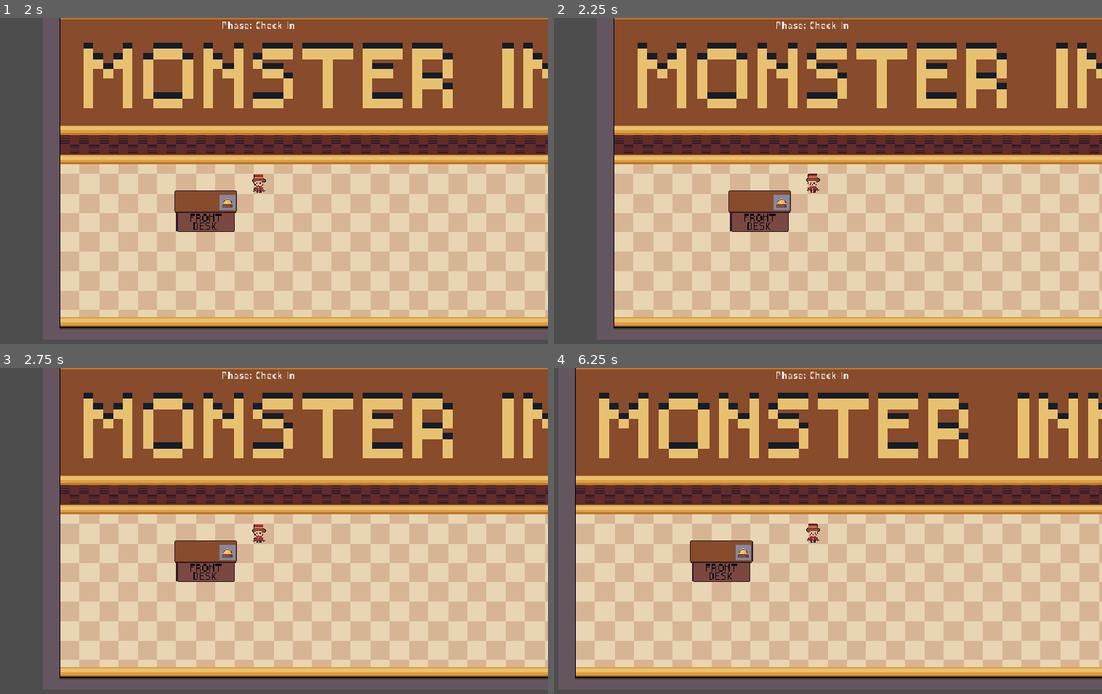
Above: before the commit, frames 1-4 (two rows, left to right).
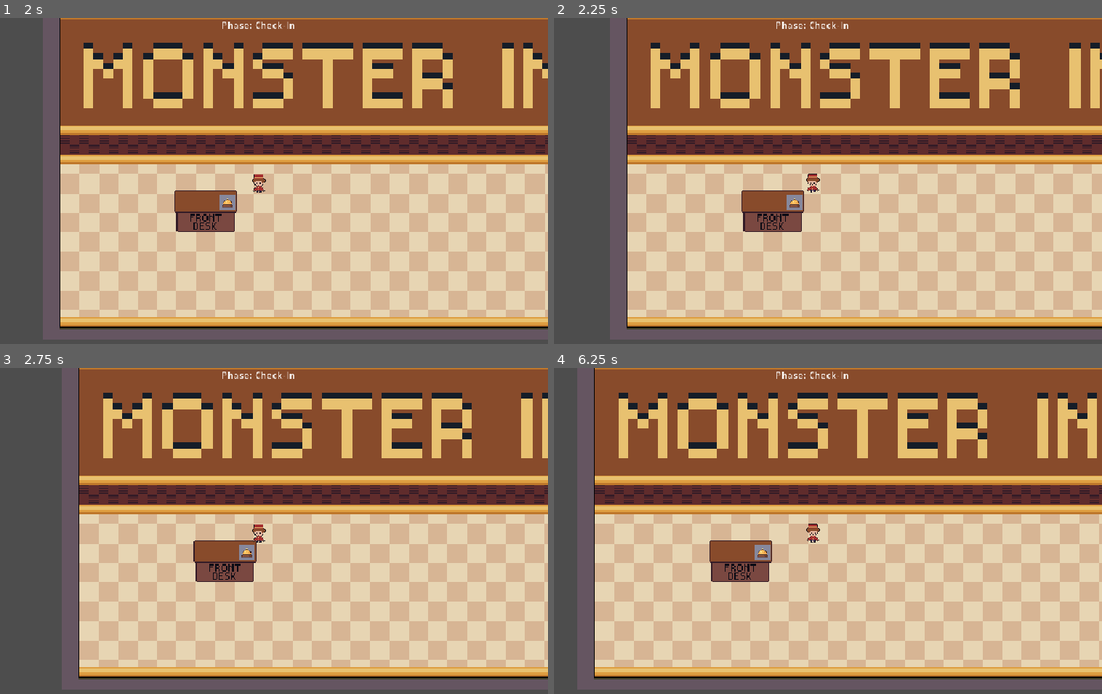
Above: after the commit, the same moments.

Repository: mwhittaker1/monsters_inn
Game: Godot game, scene res://scenes/game.tscn
The game is run twice, just before and just after one commit, with the same random seed, the same clock (stepped at 60 frames per second) and the same inputs.
Inputs:
- Up to frame 1 (2 s): tap Enter (ui_accept) at 0.5, 0.77, 0.8, 1.07, 1.25, 1.35, 1.52, 1.82 s; hold E (ui_interact, bound only after the commit) 0.53-1.28 s; hold Up (ui_up) from 0.53 s (still down); tap E (ui_interact, bound only after the commit) at 1.55 s
- Up to frame 2 (2.25 s): tap Enter (ui_accept) at 2 s; release Up (ui_up) at 2.03 s; hold Left (ui_left) from 2.03 s (still down); hold E (ui_interact, bound only after the commit) from 2.03 s (still down)
- Up to frame 3 (2.75 s): keep holding Left (ui_left); keep holding E (ui_interact, bound only after the commit); tap Enter (ui_accept) at 2.3 s
- Up to frame 4 (6.25 s): tap Enter (ui_accept) at 2.75, 3.02, 3.32, 3.5, 4.52, 4.82, 5.3, 5.85, 6.02 s; release E (ui_interact, bound only after the commit) at 2.78 s; tap E (ui_interact, bound only after the commit) at 2.85, 4.35, 6.05 s; release Left (ui_left) at 3.53 s; hold Down (ui_down) 3.53-4.28 s; hold Enter (ui_accept) 3.53-4.28 s; hold Right (ui_right) 4.28-5.03 s; hold Up (ui_up) 5.03-5.78 s; hold E (ui_interact, bound only after the commit) 5.03-5.78 s; hold Right (ui_right) from 5.78 s (still down)

Frame 1 is identical in both runs. In frame 2, 40% of the frame differs, in the area x 10-100%, y 0-96%; in frame 3, 51%; in frame 4, 55%, in the area x 3-100%, y 0-96%.

Commit message:
added win screen, and win song. Adjusted audiomanager to autoload

Diff:
--- a/project.godot
+++ b/project.godot
@@ -15,6 +15,10 @@
 config/features=PackedStringArray("4.4", "GL Compatibility")
 config/icon="res://icon.svg"
 
+[autoload]
+
+AudioManager="*res://scripts/AudioManager.gd"
+
 [display]
 
 window/size/viewport_width=960
@@ -24,6 +28,14 @@
 [editor]
 
 version_control/main_scene=""
+
+[input]
+
+ui_interact={
+"deadzone": 0.2,
+"events": [Object(InputEventKey,"resource_local_to_scene":false,"resource_name":"","device":0,"window_id":0,"alt_pressed":false,"shift_pressed":false,"ctrl_pressed":false,"meta_pressed":false,"pressed":false,"keycode":0,"physical_keycode":69,"key_label":0,"unicode":0,"location":0,"echo":false,"script":null)
+]
+}
 
 [layer_names]
 
--- /dev/null
+++ b/scenes/PromptUI.tscn
@@ -0,0 +1,3 @@
+[gd_scene format=3 uid="uid://c52l4krhrvyrc"]
+
+[node name="PromptUi" type="Node2D"]
--- /dev/null
+++ b/scenes/WinScreen.tscn
@@ -0,0 +1,24 @@
+[gd_scene load_steps=2 format=3 uid="uid://b6e5kdu4iesrx"]
+
+[ext_resource type="AudioStream" uid="uid://b8sckb55mikuf" path="res://assets/audio/win.wav" id="1_ulig0"]
+
+[node name="WinScreen" type="Node2D"]
+
+[node name="Label" type="Label" parent="."]
+anchors_preset = 8
+anchor_left = 0.5
+anchor_top = 0.5
+anchor_right = 0.5
+anchor_bottom = 0.5
+offset_left = 224.0
+offset_top = 225.0
+offset_right = 290.0
+offset_bottom = 248.0
+grow_horizontal = 2
+grow_vertical = 2
+text = "You win!"
+horizontal_alignment = 1
+vertical_alignment = 1
+
+[node name="AudioStreamPlayer2D" type="AudioStreamPlayer2D" parent="."]
+stream = ExtResource("1_ulig0")
--- a/scenes/game.tscn
+++ b/scenes/game.tscn
@@ -15,7 +15,7 @@
 [ext_resource type="PackedScene" uid="uid://crv1bm6ydxi4b" path="res://scenes/Bell.tscn" id="13_2rd6h"]
 
 [sub_resource type="RectangleShape2D" id="RectangleShape2D_2rd6h"]
-size = Vector2(104, 68)
+size = Vector2(88, 53)
 
 [sub_resource type="CapsuleShape2D" id="CapsuleShape2D_7ua8r"]
 height = 28.0
@@ -87,7 +87,7 @@
 collision_mask = 0
 
 [node name="FrontDesk" type="CollisionShape2D" parent="Colliders/FrontDeskBody"]
-position = Vector2(1, 23)
+position = Vector2(-2, 28)
 shape = SubResource("RectangleShape2D_2rd6h")
 debug_color = Color(1.92523e-06, 0.514483, 0.601427, 0.42)
 
--- a/scripts/AudioManager.gd
+++ b/scripts/AudioManager.gd
@@ -2,6 +2,7 @@
 
 var bgm: AudioStreamPlayer
 var sfx: AudioStreamPlayer
+@onready var win_sfx = preload("res://assets/audio/win.wav")
 
 func _ready() -> void:
 	bgm = AudioStreamPlayer.new()
@@ -27,3 +28,10 @@
 	if !library.has(key): return
 	sfx.stream = library[key]
 	sfx.play()
+
+func play_win():
+	var player = AudioStreamPlayer.new()
+	player.stream = win_sfx
+	add_child(player)
+	player.play()
+	player.finished.connect(player.queue_free)
--- a/scripts/Bell.gd
+++ b/scripts/Bell.gd
@@ -2,6 +2,8 @@
 
 @export var cooldown := 0.25
 @export var pitch_jitter := 0.03
+@export var rings_to_win := 3
+var ring_count := 0
 @onready var spr: Node2D = $"Sprite"
 @onready var sfx: AudioStreamPlayer2D = $SFX
 var _busy := false
@@ -32,7 +34,17 @@
 	t.finished.connect(func():
 		_busy = false
 	)
+	ring_count += 1
+	print("Ding! Bell rung ", ring_count, " times")
 
+	# Optional: play a sound or animation here
+	if ring_count >= rings_to_win:
+		_trigger_win()
+
+func _trigger_win() -> void:
+	print("🎉 WIN condition reached!")
+	AudioManager.play_win()
+	get_tree().change_scene_to_file("res://Scenes/WinScreen.tscn")
 
 func _on_interacted(by: Node) -> void:
 	pass # Replace with function body.
--- a/scripts/Player.gd
+++ b/scripts/Player.gd
@@ -88,7 +88,7 @@
 	if event.is_action_pressed("ui_focus_next"):  # Tab by default
 		_debug_probe_here()
 
-	if event.is_action_pressed("ui_accept"):
+	if event.is_action_pressed("ui_interact"):
 		_try_interact()
 
 	var dir := Vector2.ZERO
--- /dev/null
+++ b/scripts/WinScreen.gd
@@ -0,0 +1,4 @@
+extends Node
+
+func _ready() -> void:
+	$AudioStreamPlayer2D.play()
Not shown, added: assets/audio/win.wav.import
Not shown, added: export_presets.cfg
Not shown, added: scripts/WinScreen.gd.uid
Not shown, added: Monsters Inn_game_v.001.console.exe
Not shown, added: Monsters Inn_game_v.001.exe
Not shown, added: Monsters Inn_game_v.001.zip
Not shown, added: assets/audio/win.wav
Not shown, changed: monsters_inn.zip
